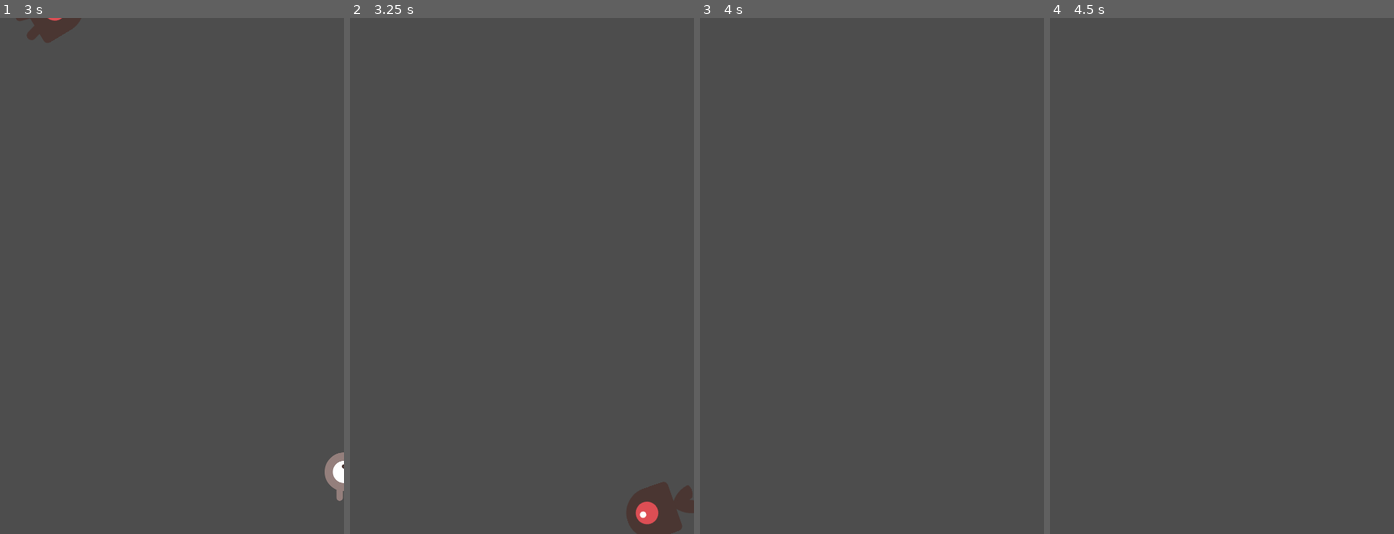
Above: before the commit, frames 1-4 (left to right).
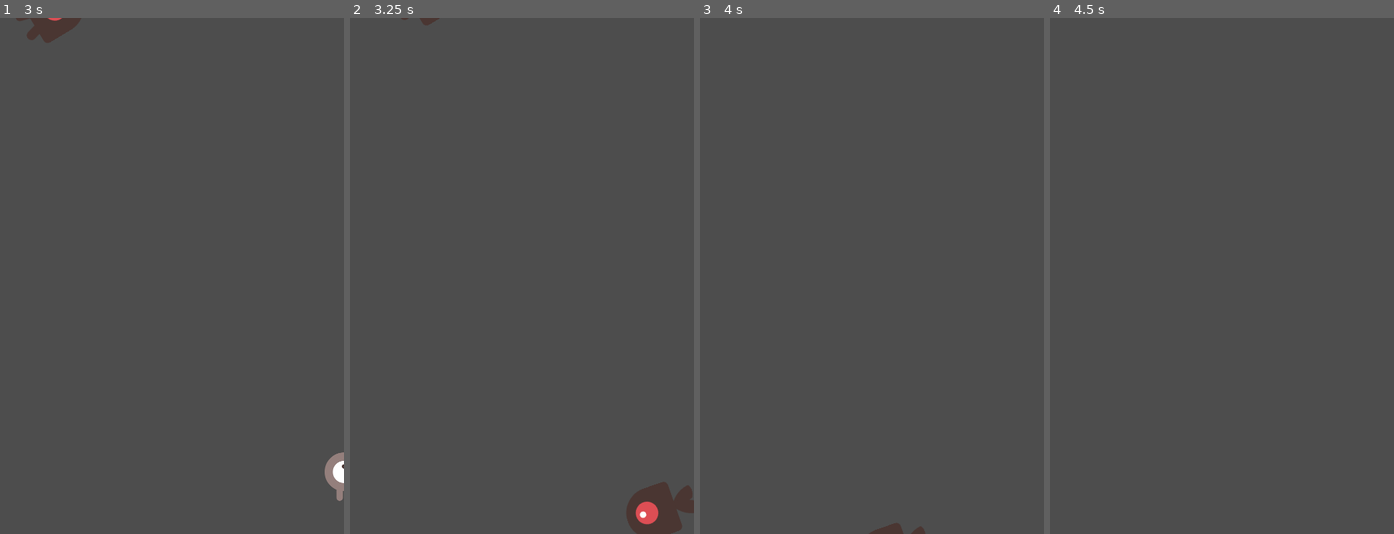
Above: after the commit, the same moments.

Repository: fancyplants/godot_first_2d
Game: Godot game, scene res://main.tscn
Two runs of this game, one before a commit and one after it. Both use one fixed random seed, a clock stepped at 60 frames per second and the inputs below.
Inputs:
- Up to frame 1 (3 s): tap Enter at 0.5 s; hold Right (move_right) 0.53-1.28 s; hold Down (move_down) 1.28-2.03 s; hold Right (move_right) 2.03-2.78 s; hold Up (move_up) from 2.78 s (still down)
- Up to frame 2 (3.25 s): keep holding Up (move_up)
- Up to frame 3 (4 s): release Up (move_up) at 3.53 s; hold Left (move_left) from 3.53 s (still down)
- Up to frame 4 (4.5 s): keep holding Left (move_left); tap Space at 4.25 s

Frame 1 is identical in both runs. In frame 2, less than 0.1% of the frame differs, in the area x 15-27%, y 0-2%; in frame 3, 0.2%, in the area x 49-66%, y 97-100%; in frame 4, nothing differs.

Commit message:
Smooth out mob freeing off-screen

Diff:
--- a/mob.gd
+++ b/mob.gd
@@ -13,4 +13,7 @@
 
 # when mobs move off the screen, queue them to be removed from the game
 func _on_visible_on_screen_notifier_2d_screen_exited():
+	# setup a one-shot timer to wait 1 second after mob has exited the screen
+	# to make them smoothly go fully off-screen before freeing them
+	await get_tree().create_timer(1.0).timeout
 	queue_free()
